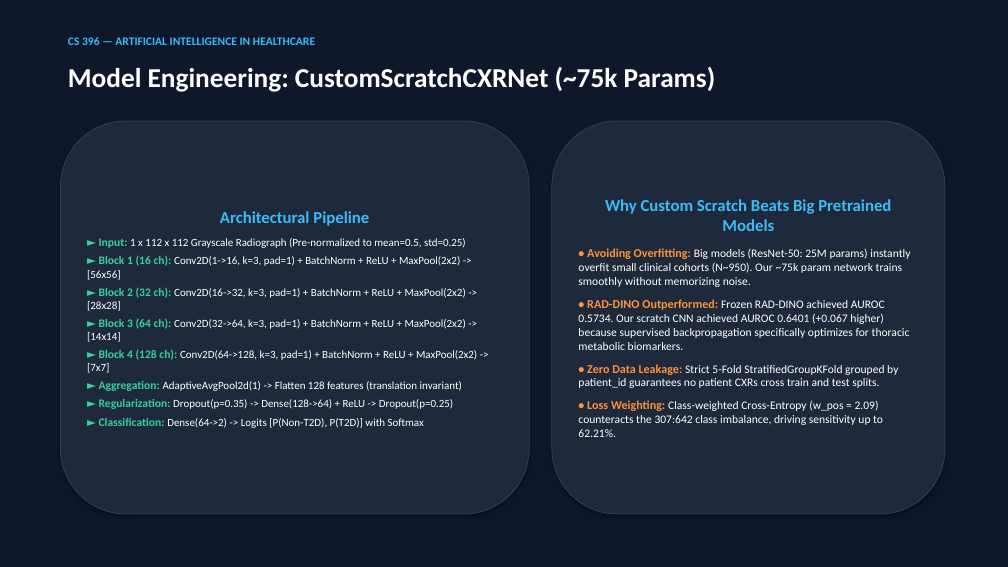
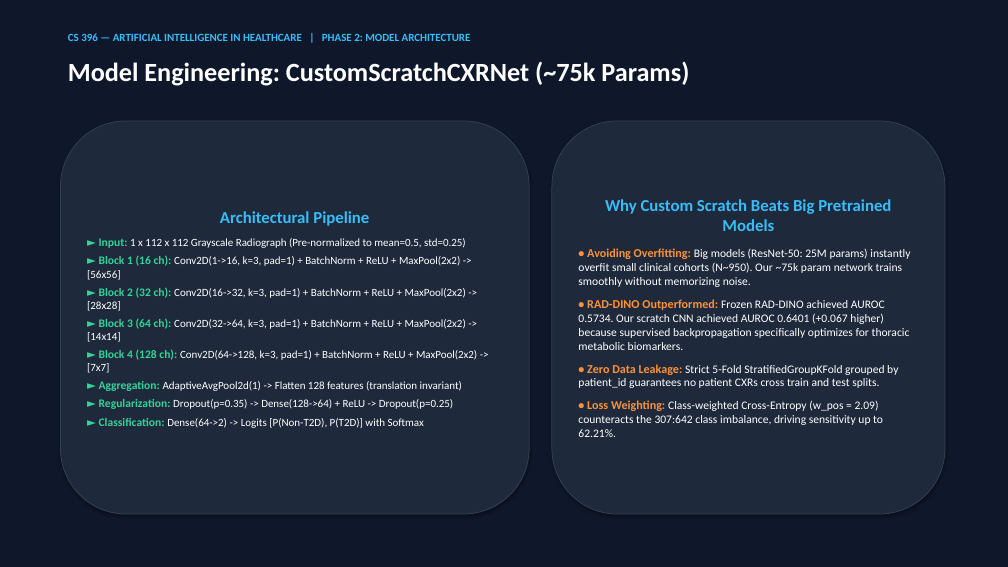
Before and after one commit to UnusualGelo/Oppurtunistic_Detection_of_Type_II_Diabetes, a slide deck: slide 5 of malek_and_angelo/malek/Malek_T2D_CNN_Presentation.pptx (slide 4 before the commit). Drawn at 1008x567 pixels with LibreOffice and Linux fonts; fonts in the diff are those of the drawing. Boxes give left, top, right and bottom in pixels: in the first picture for what was removed or moved away, otherwise in the second. Text is boxed around its words. In the diff, an @@ line names an element or a change of style, - is before the commit and + after.

Commit message:
feat(slides): add 5-phase experimental progress roadmap and phase milestone headers across all 11 slides

```diff
--- a/malek_and_angelo/malek/Malek_T2D_CNN_Presentation.pptx
+++ b/malek_and_angelo/malek/Malek_T2D_CNN_Presentation.pptx
@@ text "Model Engineering: CustomScratchCXRNet (~75k Params)" at [68, 61, 689, 86]: size 26 to 25 pt @@
@@ text at [68, 33, 471, 41]: text changed; size 11 to 10.5 pt @@
-CS 396 — ARTIFICIAL INTELLIGENCE IN HEALTHCARE
+CS 396 — ARTIFICIAL INTELLIGENCE IN HEALTHCARE | PHASE 2: MODEL ARCHITECTURE
```
Also in this commit, not shown: 8 other slides changed, 2 slides added, 1 slide removed, 1 other file.
